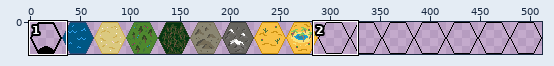
Sprite sheet: new_tilemap/tile_map_32x32.png. Above, an overview of the earlier version with the close-up marked.
Close-up. As it was:
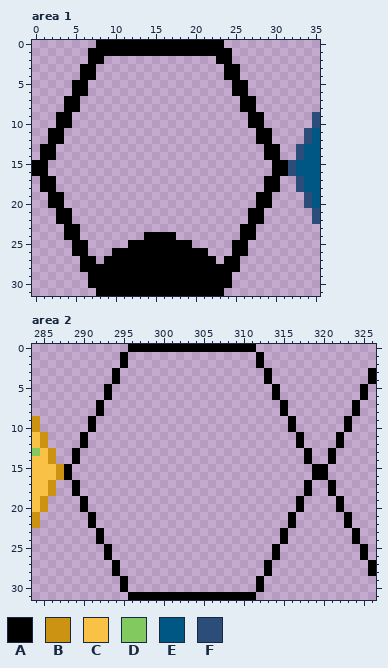
The file is 512x32 pixels. Shown: area 1: x 0..35, y 0..31; area 2: x 284..326, y 0..31.
Palette (. is transparent): A #000000  B #cc9212  C #f9c146  D #82c95f  E #005784  F #2c4d7a
Pixels before, area 1, first column x 0:
 0 ........AAAAAAAAAAAAAAAA............
 1 .......AAAAAAAAAAAAAAAAAA...........
 2 .......AA..............AA...........
 3 ......AA................AA..........
 4 ......AA................AA..........
 5 .....AA..................AA.........
 6 .....AA..................AA.........
 7 ....AA....................AA........
 8 ....AA....................AA........
 9 ...AA......................AA......F
10 ...AA......................AA......F
11 ..AA........................AA....FE
12 ..AA........................AA....FE
13 .AA..........................AA..FEE
14 .AA..........................AA..FEE
15 AA............................AAFEEE
16 AA............................AAFEEE
17 .AA..........................AA..FEE
18 .AA..........................AA..FEE
19 ..AA........................AA....FE
20 ..AA........................AA....FE
21 ...AA......................AA......F
22 ...AA......................AA......F
23 ....AA....................AA........
24 ....AA........AAAA........AA........
25 .....AA.....AAAAAAAA.....AA.........
26 .....AA...AAAAAAAAAAAA...AA.........
27 ......AA.AAAAAAAAAAAAAA.AA..........
28 ......AAAAAAAAAAAAAAAAAAAA..........
29 .......AAAAAAAAAAAAAAAAAA...........
30 .......AAAAAAAAAAAAAAAAAA...........
31 ........AAAAAAAAAAAAAAAA............
Pixels before, area 2, first column x 284:
 0 ............AAAAAAAAAAAAAAAA...............
 1 ...........A................A..............
 2 ...........A................A..............
 3 ..........A..................A............A
 4 ..........A..................A............A
 5 .........A....................A..........A.
 6 .........A....................A..........A.
 7 ........A......................A........A..
 8 ........A......................A........A..
 9 B......A........................A......A...
10 B......A........................A......A...
11 CB....A..........................A....A....
12 CB....A..........................A....A....
13 DCB..A............................A..A.....
14 CCB..A............................A..A.....
15 CCCBA..............................AA......
16 CCCBA..............................AA......
17 CCB..A............................A..A.....
18 CCB..A............................A..A.....
19 CB....A..........................A....A....
20 CB....A..........................A....A....
21 B......A........................A......A...
22 B......A........................A......A...
23 ........A......................A........A..
24 ........A......................A........A..
25 .........A....................A..........A.
26 .........A....................A..........A.
27 ..........A..................A............A
28 ..........A..................A............A
29 ...........A................A..............
30 ...........A................A..............
31 ............AAAAAAAAAAAAAAAA...............
The result:
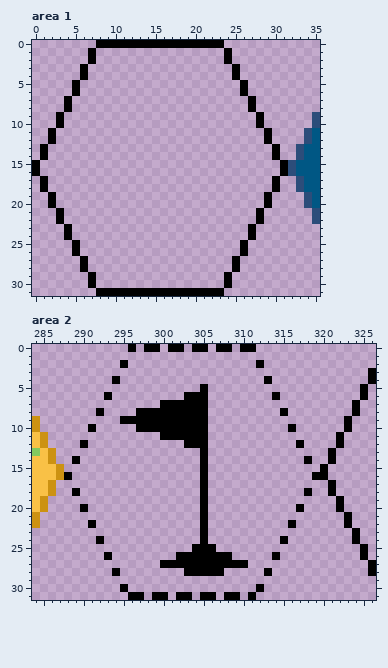
The edit:
Changed rows in their new state; - is an unchanged pixel.
Area 1:
first column x 1:
 1 -------................-------
 2 -------.--------------.-------
 3 ------.----------------.------
 4 ------.----------------.------
 5 -----.------------------.-----
 6 -----.------------------.-----
 7 ----.--------------------.----
 8 ----.--------------------.----
 9 ---.----------------------.---
10 ---.----------------------.---
11 --.------------------------.--
12 --.------------------------.--
13 -.--------------------------.-
14 -.--------------------------.-
15 .----------------------------.
16 .----------------------------.
17 -.--------------------------.-
18 -.--------------------------.-
19 --.------------------------.--
20 --.------------------------.--
21 ---.----------------------.---
22 ---.----------------------.---
23 ----.--------------------.----
24 ----.--------....--------.----
25 -----.-----........-----.-----
26 -----.---............---.-----
27 ------.-..............-.------
28 ------..................------
29 -------................-------
30 -------................-------
Area 2:
first column x 288:
 0 ---------.--.--.--.--.----------
 1 -------.----------------.-------
 3 ------.------------------.------
 5 -----.-----------A--------.-----
 6 ---------------AAA--------------
 7 ----.-------AAAAAA---------.----
 8 ---------AAAAAAAAA--------------
 9 ---.---AAAAAAAAAAA----------.---
10 ---------AAAAAAAAA--------------
11 --.---------AAAAAA-----------.--
12 ---------------AAA--------------
13 -.---------------A------------.-
14 -----------------A--------------
15 .----------------A-------------.
16 -----------------A--------------
17 -.---------------A------------.-
18 -----------------A--------------
19 --.--------------A-----------.--
20 -----------------A--------------
21 ---.-------------A----------.---
22 -----------------A--------------
23 ----.------------A---------.----
24 -----------------A--------------
25 -----.----------AAA-------.-----
26 --------------AAAAAAA-----------
27 ------.-----AAAAAAAAAAA--.------
28 ---------------AAAAA------------
29 -------.----------------.-------
31 ----------.--.--.--.--.---------
Where, in picture pixels (left, top, right, bottom), the same in both close-ups:
erased: (40, 48, 280, 288)
changed: (64, 344, 320, 600)
